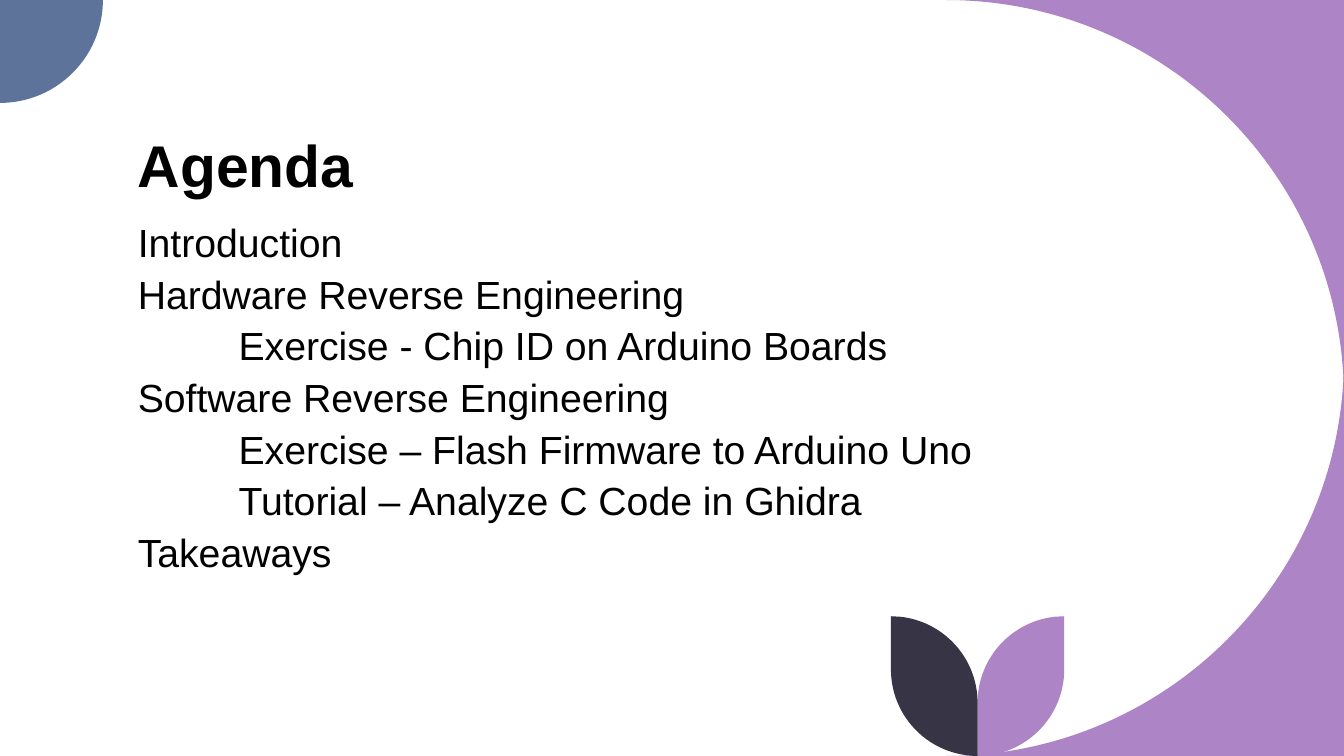
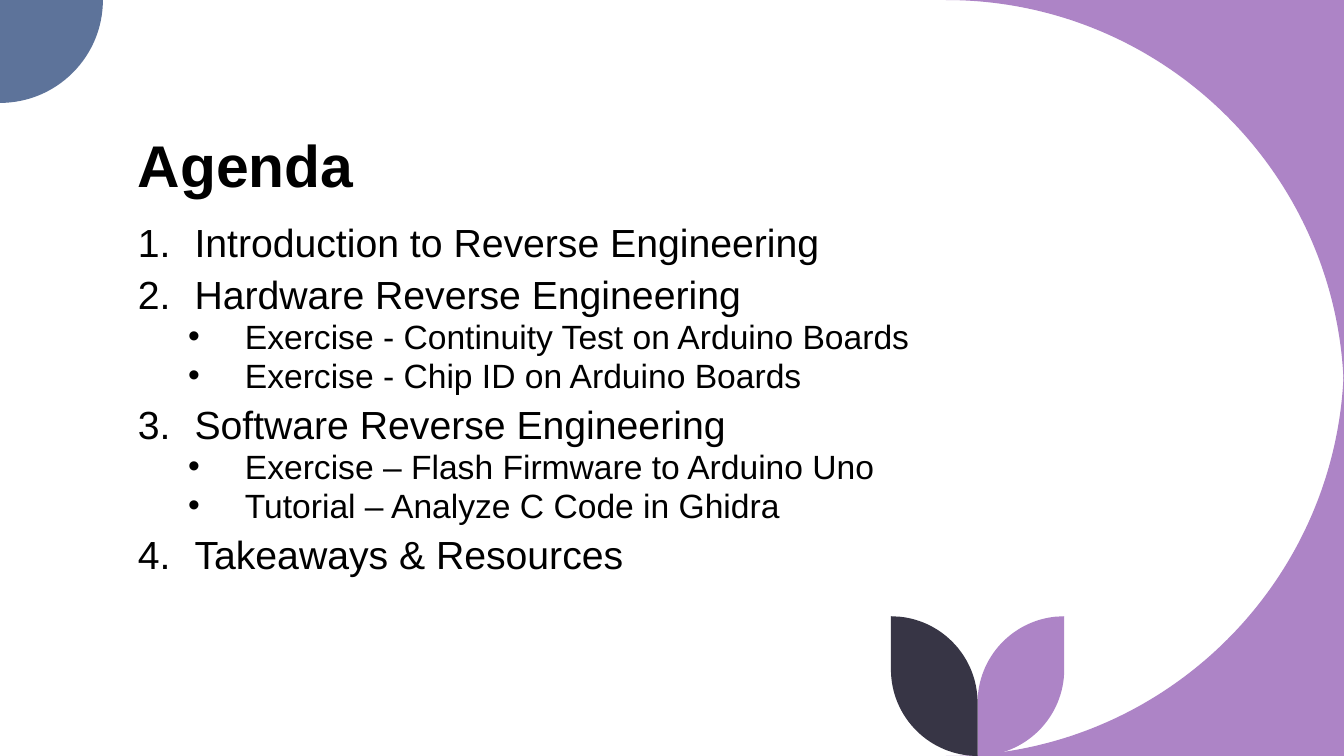
Before and after one commit to syd-kiwi/re-arduino-uno, a slide deck: slide 3 of Presentation/RE for the Rest of Us.pptx. Drawn at 1344x756 pixels with LibreOffice and Linux fonts; fonts in the diff are those of the drawing. Boxes give left, top, right and bottom in pixels: in the first picture for what was removed or moved away, otherwise in the second. Text is boxed around its words. In the diff, an @@ line names an element or a change of style, - is before the commit and + after.

```diff
--- a/Presentation/RE for the Rest of Us.pptx
+++ b/Presentation/RE for the Rest of Us.pptx
@@ text at <box>195,228,819,265</box>: text changed @@
-Introduction
+1. Introduction to Reverse Engineering
@@ text at <box>195,280,874,525</box>: size 28 to 24 pt in "Exercise - Chip ID on Arduino Boards", "Exercise – Flash Firmware to Arduino Uno", "Tutorial – Analyze C Code in Ghidra"; bullet none to 1.; bullet none to •; list level 1 to 2 in "Exercise - Chip ID on ..."; list level 1 to 2 in "Exercise – Flash Firmware to ..."; list level 1 to 2 in "Tutorial – Analyze C Code ..." @@
@@ text at <box>245,324,909,356</box>: paragraph added @@
+  • Exercise - Continuity Test on Arduino Boards
@@ text at <box>195,540,623,577</box>: text changed @@
-Takeaways
+4. Takeaways & Resources
```
Also in this commit, not shown: 15 other slides changed, 1 slide added, 1 slide removed.
